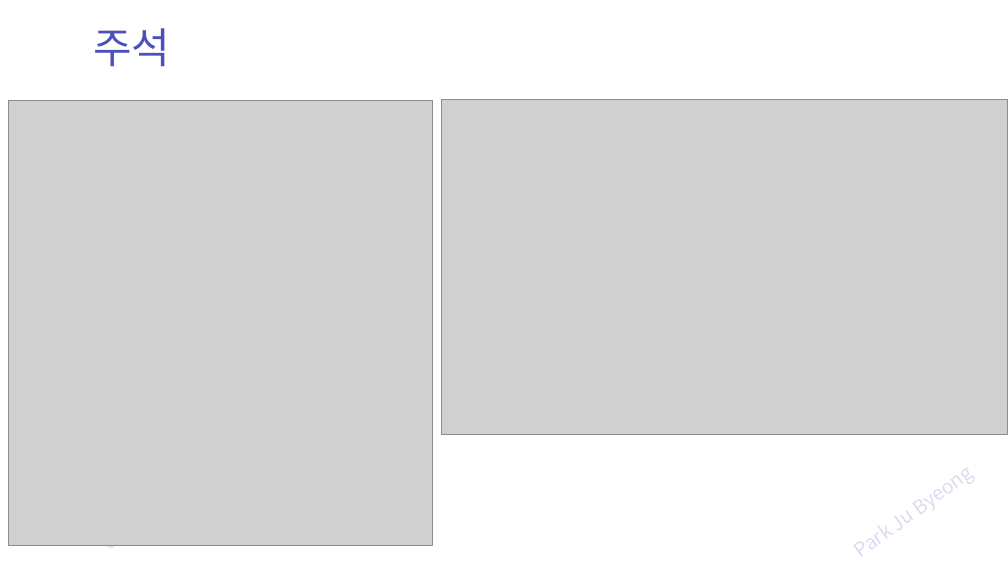
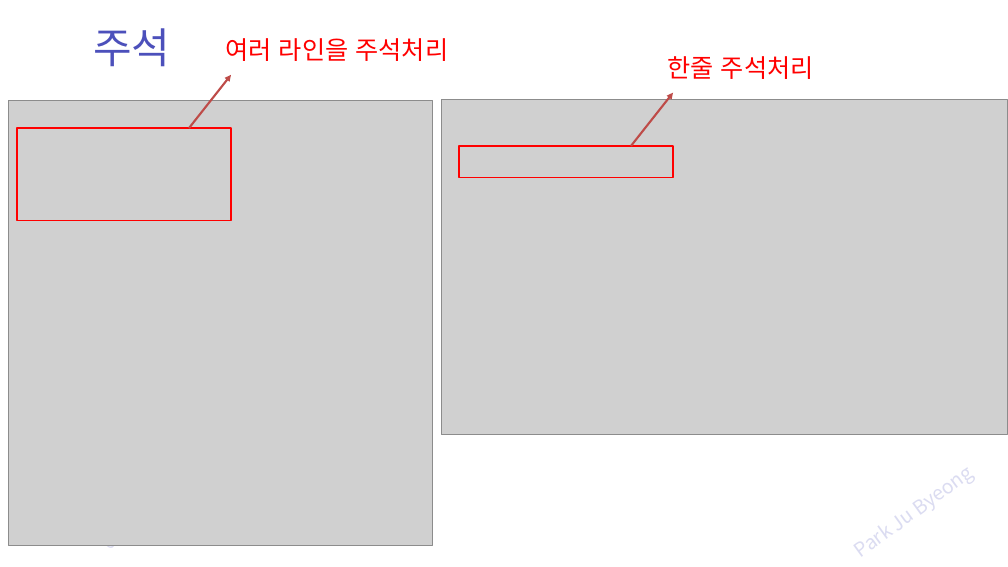
Before and after one commit to zest132/JavaLecture, a slide deck: slide 43 of JavaLecture/LectureFile/java 1강 변수.pptx (slide 41 before the commit). Drawn at 1008x567 pixels with LibreOffice and Linux fonts; fonts in the diff are those of the drawing; grey boxes stand for pictures. Boxes give left, top, right and bottom in pixels: in the first picture for what was removed or moved away, otherwise in the second. Text is boxed around its words. In the diff, an @@ line names an element or a change of style, - is before the commit and + after.

```diff
--- a/JavaLecture/LectureFile/java 1강 변수.pptx
+++ b/JavaLecture/LectureFile/java 1강 변수.pptx
@@ text added at box(225, 38, 448, 61), 36 pt, text #FF0000 @@
+여러 라인을 주석처리
@@ text added at box(667, 56, 814, 79), 36 pt, text #FF0000 @@
+한줄 주석처리
@@ arrow added from (189, 128) to (231, 75), #BF4C48 3 pt @@
@@ arrow added from (631, 146) to (673, 93), #BF4C48 3 pt @@
@@ rectangle added at box(17, 128, 231, 220), outline #FF0000 2 pt @@
@@ rectangle added at box(459, 146, 673, 178), outline #FF0000 2 pt @@
```
Also in this commit, not shown: 13 other slides changed, 5 slides added, 2 slides removed, 1 other file.
